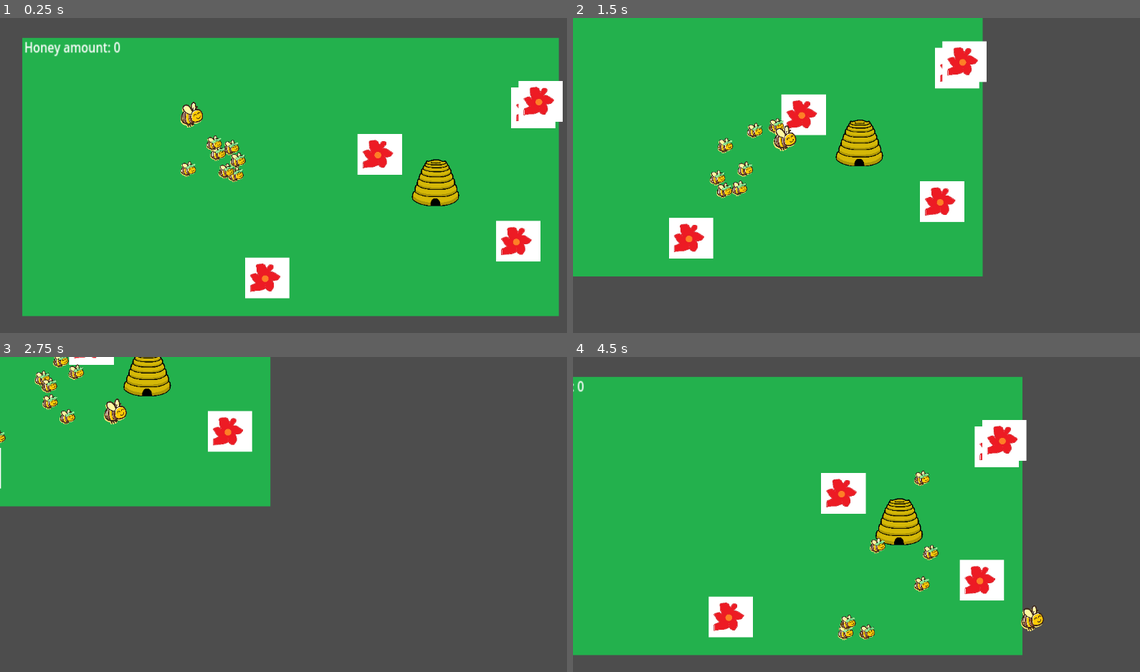
Above: before the commit, frames 1-4 (two rows, left to right).
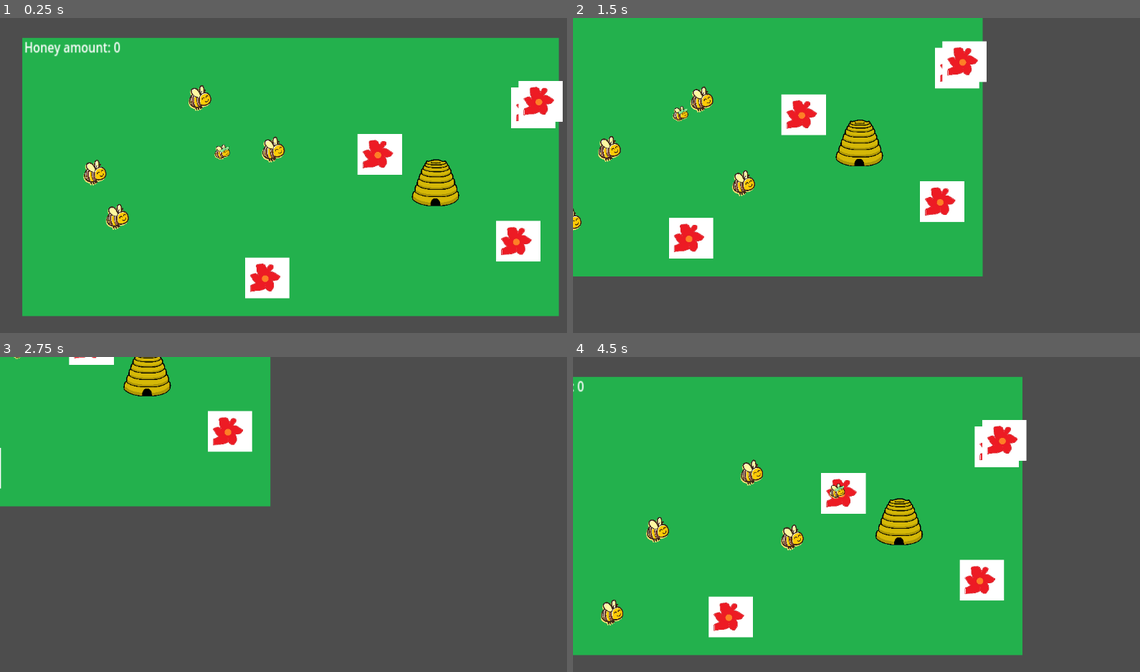
Above: after the commit, the same moments.

Repository: jam53/GMTK-Gamejam-2024
Game: Godot game, scene res://scenes/lawn.tscn
Two runs of this game, one before a commit and one after it. Both use one fixed random seed, a clock stepped at 60 frames per second and the inputs below.
Inputs (mouse positions are in pixels of both pictures, inside the frame that each line leads up to):
- Up to frame 1 (0.25 s): no input
- Up to frame 2 (1.5 s): move the mouse to (986, 162) at 0.52 s; hold D (right) 0.53-1.28 s; tap Z (disable_follow, bound only after the commit) at 0.6 s; click (986, 162) at 0.67 s; tap P (disable_follow, bound only before the commit) at 0.8, 1.35 s; move the mouse to (743, 194) at 1.27 s; hold S (down) from 1.28 s (still down); click (743, 194) at 1.42 s
- Up to frame 3 (2.75 s): tap Z (disable_follow, bound only after the commit) at 1.55, 2.1 s; move the mouse to (345, 448) at 2.02 s; release S (down) at 2.03 s; hold D (right) from 2.03 s (still down); click (345, 448) at 2.17 s; tap P (disable_follow, bound only before the commit) at 2.3 s
- Up to frame 4 (4.5 s): move the mouse to (828, 580) at 2.77 s; release D (right) at 2.78 s; hold W (up) 2.78-3.53 s; tap P (disable_follow, bound only before the commit) at 2.85, 3.8, 4.35 s; click (828, 580) at 2.92 s; tap Z (disable_follow, bound only after the commit) at 3.05, 3.6 s; move the mouse to (1032, 564) at 3.52 s; hold A (left) from 3.53 s (still down); click (1032, 564) at 3.67 s; move the mouse to (686, 470) at 4.27 s; click (686, 470) at 4.42 s

The runs differ from the first frame. In frame 1, 1.8% of the frame differs, in the area x 14-51%, y 21-68%; in frame 2, 1.6%; in frame 3, 0.8%; in frame 4, 1.9%, in the area x 4-84%, y 32-90%.

Commit message:
Added stopfollowmouse option (W on azerty)

Diff:
--- a/project.godot
+++ b/project.godot
@@ -56,6 +56,6 @@
 }
 disable_follow={
 "deadzone": 0.5,
-"events": [Object(InputEventKey,"resource_local_to_scene":false,"resource_name":"","device":-1,"window_id":0,"alt_pressed":false,"shift_pressed":false,"ctrl_pressed":false,"meta_pressed":false,"pressed":false,"keycode":0,"physical_keycode":80,"key_label":0,"unicode":112,"echo":false,"script":null)
+"events": [Object(InputEventKey,"resource_local_to_scene":false,"resource_name":"","device":-1,"window_id":0,"alt_pressed":false,"shift_pressed":false,"ctrl_pressed":false,"meta_pressed":false,"pressed":false,"keycode":0,"physical_keycode":90,"key_label":0,"unicode":119,"echo":false,"script":null)
 ]
 }
--- a/scenes/bee.tscn
+++ b/scenes/bee.tscn
@@ -7,7 +7,7 @@
 radius = 215.502
 
 [sub_resource type="CircleShape2D" id="CircleShape2D_2u70o"]
-radius = 930.792
+radius = 1863.0
 
 [node name="Bee" type="Node2D"]
 z_index = 2
@@ -15,7 +15,8 @@
 [node name="BoidsComponent" parent="." node_paths=PackedStringArray("flock_area_shape") instance=ExtResource("1_efan8")]
 flock_area_shape = NodePath("FlockViewCollision")
 max_speed = 400.0
-target_follow_force = 0.65
+target_follow_force = 0.065
+separation_force = 0.1
 
 [node name="Sprite2D" type="Sprite2D" parent="BoidsComponent"]
 position = Vector2(0.27842, -0.158137)
--- a/scenes/lawn.tscn
+++ b/scenes/lawn.tscn
@@ -30,35 +30,20 @@
 position = Vector2(374, 269)
 hive = NodePath("../Hive")
 
-[node name="Pollinator2" parent="." node_paths=PackedStringArray("hive") instance=ExtResource("2_n0x6s")]
-position = Vector2(374, 269)
-hive = NodePath("../Hive")
-
-[node name="Pollinator3" parent="." node_paths=PackedStringArray("hive") instance=ExtResource("2_n0x6s")]
-position = Vector2(374, 269)
-hive = NodePath("../Hive")
-
-[node name="Pollinator4" parent="." node_paths=PackedStringArray("hive") instance=ExtResource("2_n0x6s")]
-position = Vector2(374, 269)
-hive = NodePath("../Hive")
-
-[node name="Pollinator5" parent="." node_paths=PackedStringArray("hive") instance=ExtResource("2_n0x6s")]
-position = Vector2(374, 269)
-hive = NodePath("../Hive")
-
-[node name="Pollinator6" parent="." node_paths=PackedStringArray("hive") instance=ExtResource("2_n0x6s")]
-position = Vector2(374, 269)
-hive = NodePath("../Hive")
-
-[node name="Pollinator7" parent="." node_paths=PackedStringArray("hive") instance=ExtResource("2_n0x6s")]
-position = Vector2(374, 269)
-hive = NodePath("../Hive")
-
 [node name="Hive" parent="." instance=ExtResource("2_qycfm")]
 position = Vector2(836, 297)
 
 [node name="Bee" parent="." instance=ExtResource("4_2lnta")]
 position = Vector2(263, 127)
+
+[node name="Bee2" parent="." instance=ExtResource("4_2lnta")]
+position = Vector2(530, 133)
+
+[node name="Bee3" parent="." instance=ExtResource("4_2lnta")]
+position = Vector2(266, 329)
+
+[node name="Bee4" parent="." instance=ExtResource("4_2lnta")]
+position = Vector2(71, 218)
 
 [node name="Player" type="CharacterBody2D" parent="."]
 position = Vector2(536, 289)
--- a/scenes/pollinator.tscn
+++ b/scenes/pollinator.tscn
@@ -5,7 +5,7 @@
 [ext_resource type="Texture2D" uid="uid://cw6sd1iyoi235" path="res://assets/sprites/temp/pollinator.png" id="2_3exmf"]
 
 [sub_resource type="CircleShape2D" id="CircleShape2D_g7x5u"]
-radius = 17.1172
+radius = 13.2868
 
 [sub_resource type="CircleShape2D" id="CircleShape2D_mfryl"]
 radius = 45.0
@@ -21,6 +21,7 @@
 [node name="BoidsComponent" parent="." node_paths=PackedStringArray("flock_area_shape") instance=ExtResource("1_ekwfm")]
 flock_area_shape = NodePath("FlockView")
 max_speed = 200.0
+beetype = 1
 
 [node name="Sprite2D" type="Sprite2D" parent="BoidsComponent"]
 scale = Vector2(0.0504633, 0.0504633)
--- a/scripts/boids_component.gd
+++ b/scripts/boids_component.gd
@@ -19,7 +19,7 @@
 
 var _flock: Array = []
 var _velocity: Vector2
-var _stop_mouse_follow = true
+var _stop_mouse_follow = false
 
 
 
@@ -32,17 +32,20 @@
 
 	flock_area.add_child(flock_area_shape)
 
-func _physics_process(_delta):
-	var target
-	var target_force = target_follow_force
-
+func _process(_delta):
 	if Input.is_action_just_pressed("disable_follow"):
 			if _stop_mouse_follow:
 				lure = null
 			else:
 				lure = Node2D.new()
-				lure.position = get_global_mouse_position()
+				lure.position = self.global_position
 			_stop_mouse_follow = not _stop_mouse_follow
+
+func _physics_process(_delta):
+	var target
+	var target_force = target_follow_force
+
+
 
 	if lure is Node2D:
 		target = lure.global_position
--- a/scripts/enums.gd
+++ b/scripts/enums.gd
@@ -2,4 +2,5 @@
 
 enum BeeType {
 	BEE,
+	POLLINATOR,
 }
